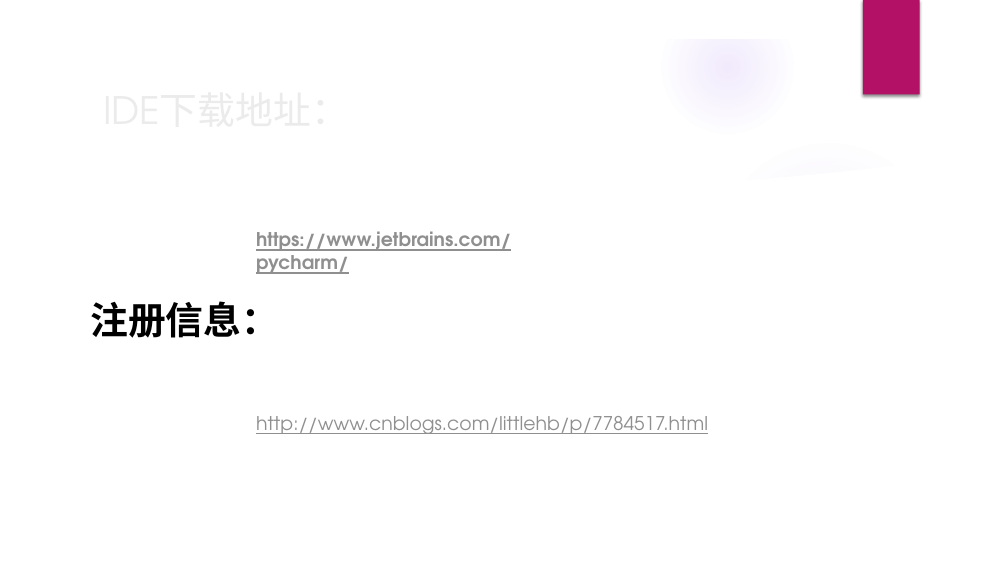
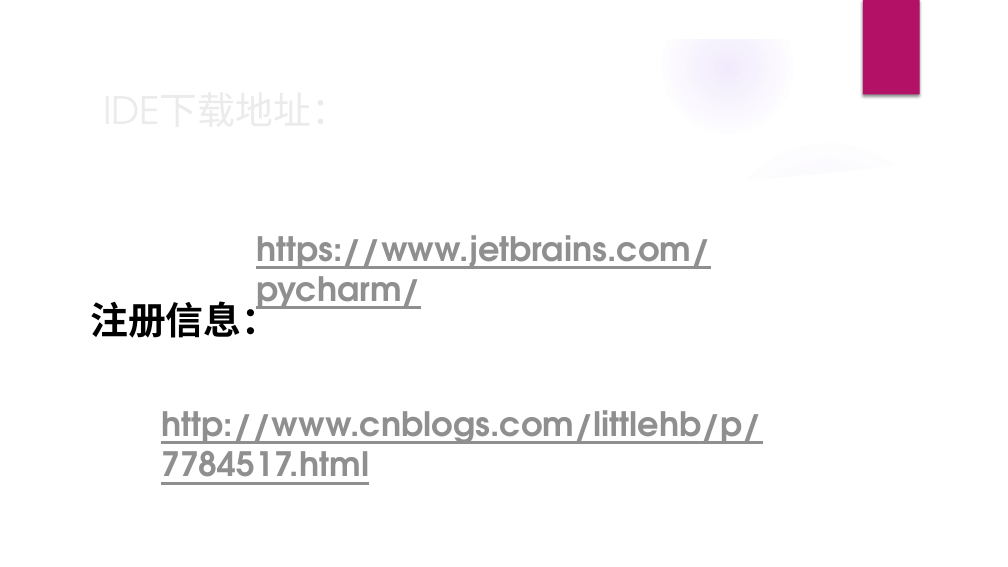
Before and after one commit to littlehb/ShaoHuiLin, a slide deck: slide 10 of 第1课-python入门/python入门.pptx (slide 8 before the commit). Drawn at 1008x567 pixels with LibreOffice and Linux fonts; fonts in the diff are those of the drawing; background and template pictures are left out. Boxes give left, top, right and bottom in pixels: in the first picture for what was removed or moved away, otherwise in the second. Text is boxed around its words. In the diff, an @@ line names an element or a change of style, - is before the commit and + after.

```diff
--- a/第1课-python入门/python入门.pptx
+++ b/第1课-python入门/python入门.pptx
@@ text "https://www.jetbrains.com/pycharm/" at [256,235,710,309]: size 18 to 32 pt @@
@@ text "http://www.cnblogs.com/littlehb/p/7784517.html": place and size @@
-text "http://www.cnblogs.com/littlehb/p/7784517.html" at [256,416,708,434]
+text "http://www.cnblogs.com/littlehb/p/7784517.html" at [161,410,762,485]
@@ text "http://www.cnblogs.com/littlehb/p/7784517.html" at [161,410,762,485]: size 18 to 32 pt, bold on @@
```
Also in this commit, not shown: 1 other slide changed, 2 slides added.
